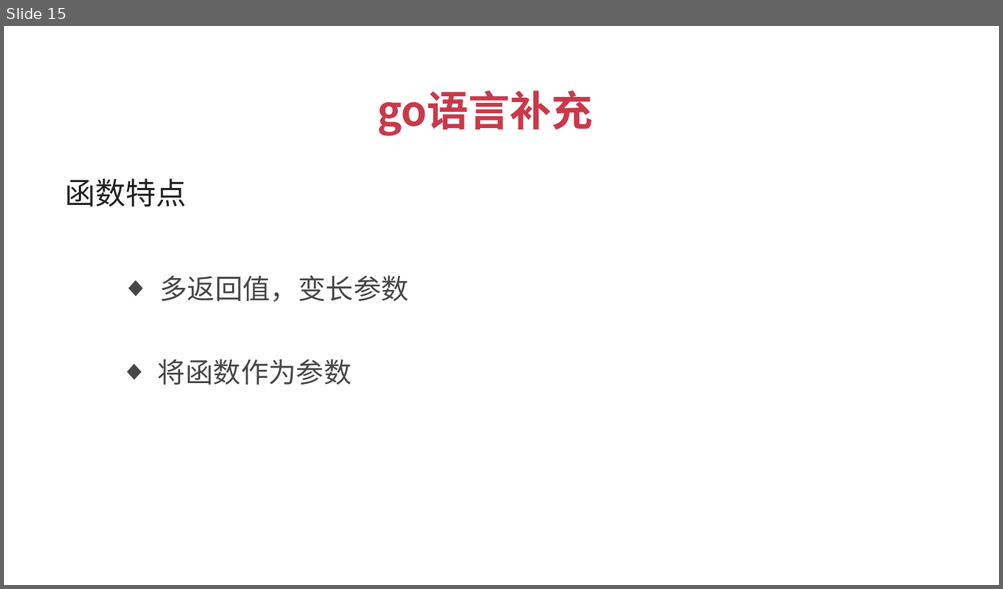
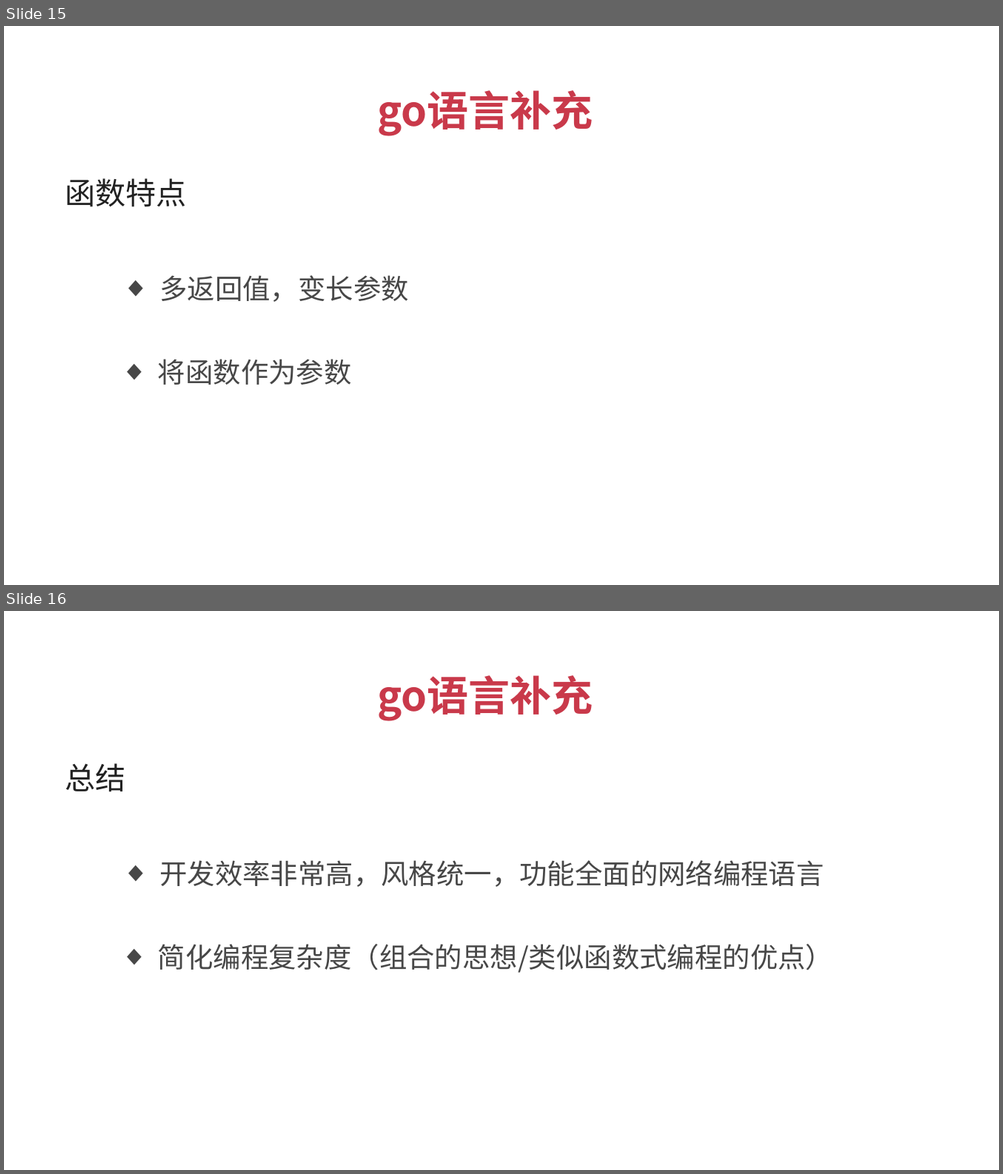
Before and after one commit to xuqiang76/golang, a slide deck: imooc/go语言补充课程_傻大猫.pptx. Shown one above the other, each under a label of ours: slide 15 before the commit, slides 15 and 16 after it. The pictures are 1003x589 and 1003x1174 pixels, drawn with LibreOffice and Linux fonts; fonts in the diff are those of the drawing. Boxes give left, top, right and bottom in pixels: in the first picture for what was removed or moved away, otherwise in the second. Text is boxed around its words. In the diff, an @@ line names an element or a change of style, - is before the commit and + after.

```diff
--- a/imooc/go语言补充课程_傻大猫.pptx
+++ b/imooc/go语言补充课程_傻大猫.pptx
@@ slide 16 added at box(4, 611, 999, 1170), background #FFFFFF @@
@@ text added at box(377, 675, 592, 721), 30 pt, text #C9394A, bold @@
+go语言补充
@@ text added at box(65, 763, 125, 792), 22 pt, text #212121, bold @@
+总结
@@ text added at box(159, 860, 823, 887), 20 pt, text #474747 @@
+  ◆ 开发效率非常高，风格统一，功能全面的网络编程语言
@@ text added at box(158, 944, 833, 973), 20 pt, text #474747 @@
+  ◆ 简化编程复杂度（组合的思想/类似函数式编程的优点）
```
